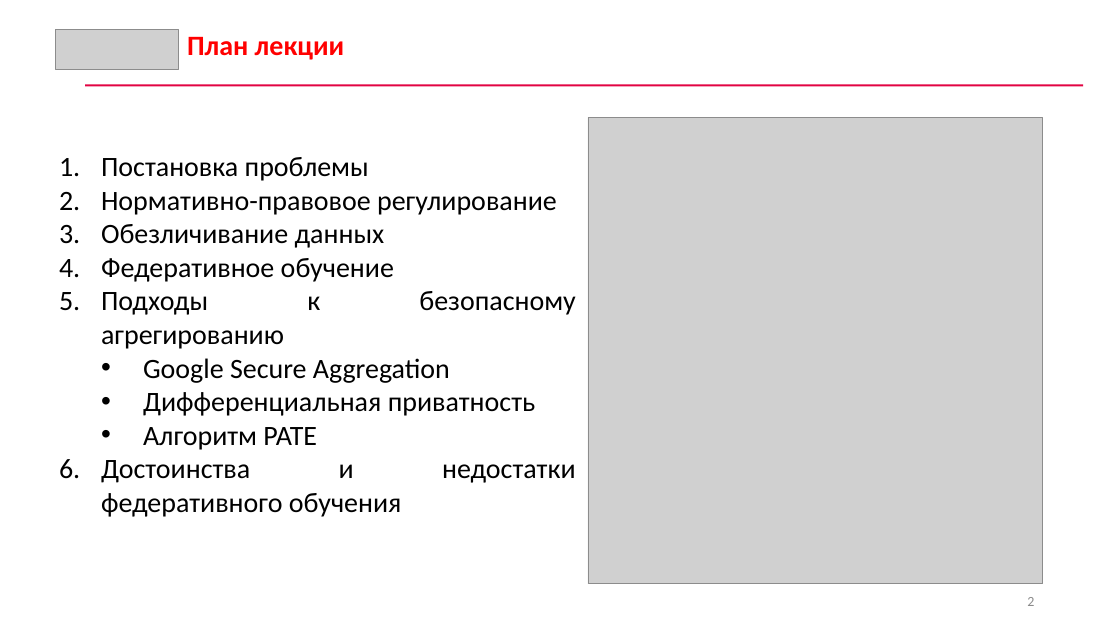
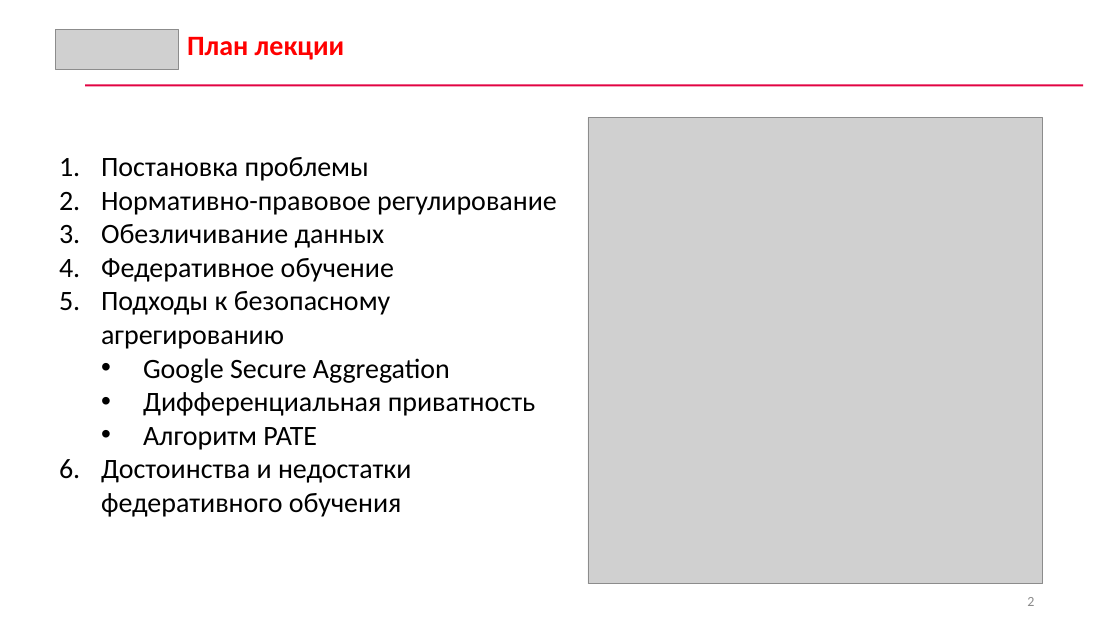
Before and after one commit to CyberLympha/AI-for-IS-Course, a slide deck: slide 2 of Лекции/Проблема конфиденциальности данных при использовании ML.pptx. Drawn at 1120x630 pixels with LibreOffice and Linux fonts; fonts in the diff are those of the drawing; grey boxes stand for pictures. Boxes give left, top, right and bottom in pixels: in the first picture for what was removed or moved away, otherwise in the second. Text is boxed around its words. In the diff, an @@ line names an element or a change of style, - is before the commit and + after.

```diff
--- a/Лекции/Проблема конфиденциальности данных при использовании ML.pptx
+++ b/Лекции/Проблема конфиденциальности данных при использовании ML.pptx
@@ text "Постановка проблемы" at [101, 157, 557, 517]: alignment justified to left @@
```
Also in this commit, not shown: 3 other slides changed.
